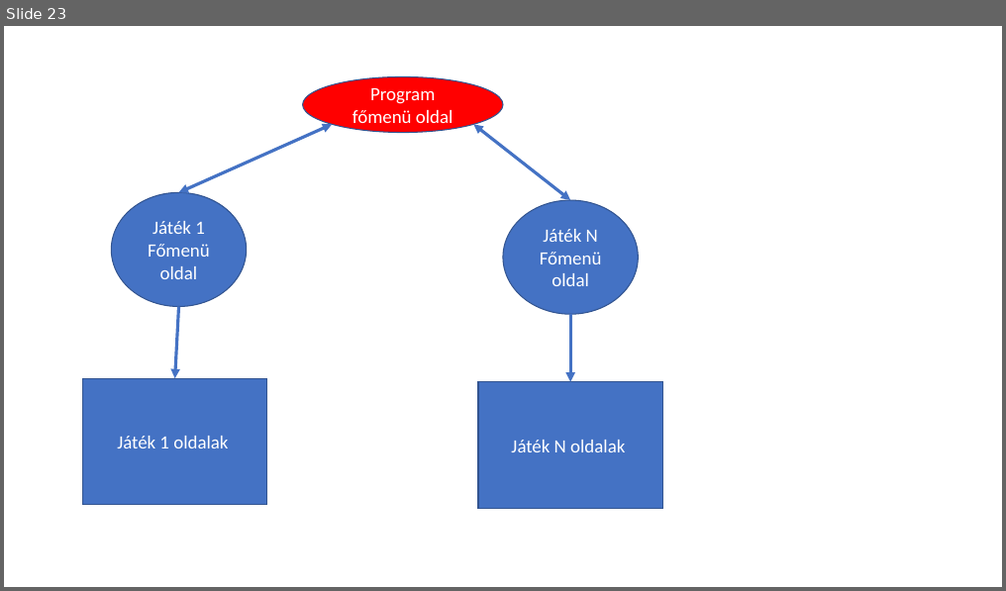
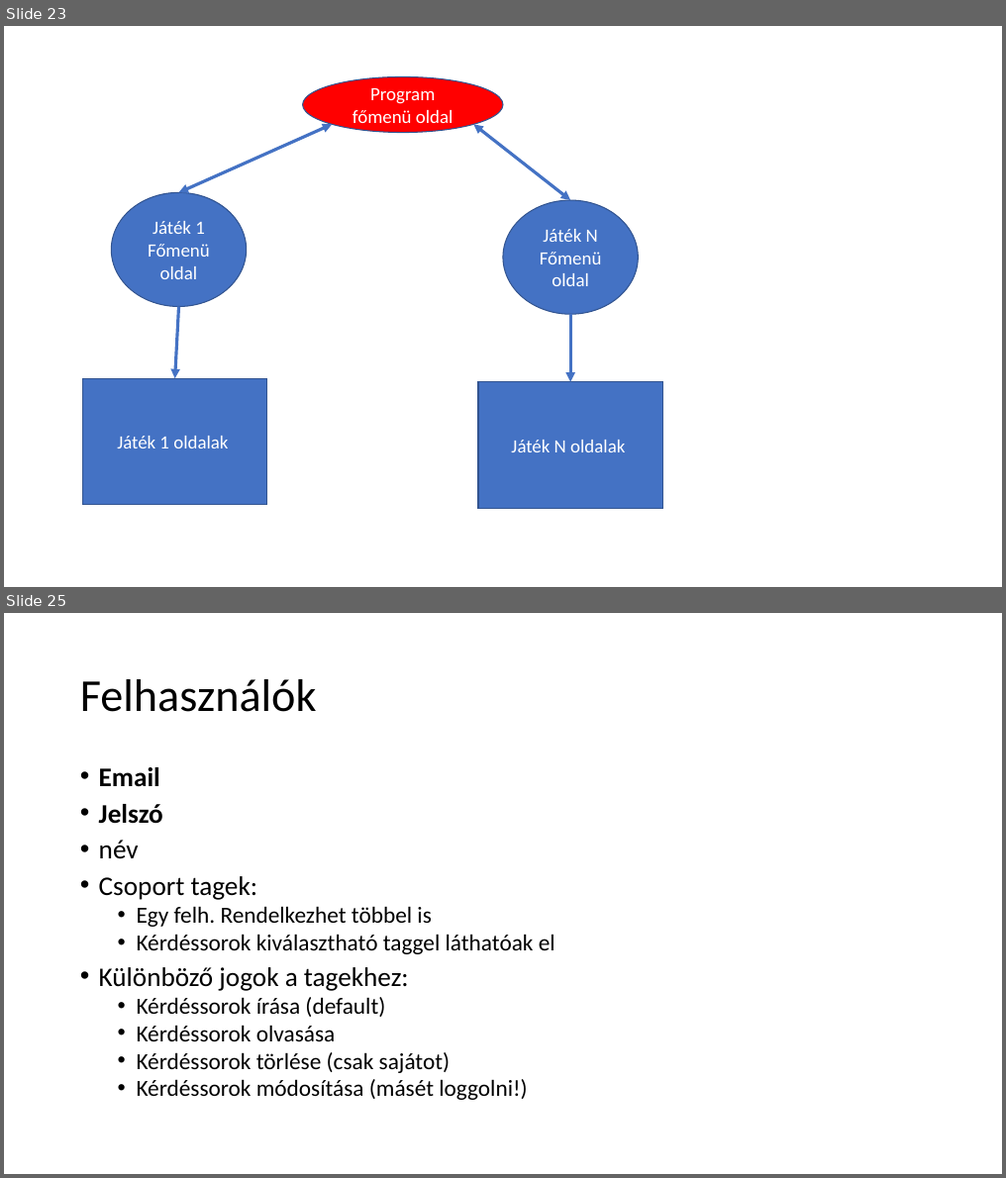
Before and after one commit to ombolics/AllOrNothing, a slide deck: Planning/látványterv.pptx. Shown one above the other, each under a label of ours: slide 23 before the commit, slides 23 and 25 after it; the slides between them are not shown. The pictures are 1006x591 and 1006x1178 pixels, drawn with LibreOffice and Linux fonts; fonts in the diff are those of the drawing. Boxes give left, top, right and bottom in pixels: in the first picture for what was removed or moved away, otherwise in the second. Text is boxed around its words. In the diff, an @@ line names an element or a change of style, - is before the commit and + after.

```diff
--- a/Planning/látványterv.pptx
+++ b/Planning/látványterv.pptx
@@ slide 25 added at [4, 613, 1002, 1174], background #FFFFFF @@
@@ title added at [80, 679, 317, 712], 44 pt, text #000000 @@
+Felhasználók
@@ text added at [99, 767, 555, 1100], 22.2 pt, text #000000 @@
+• Email
+• Jelszó
+• név
+• Csoport tagek:
+  • Egy felh. Rendelkezhet többel is
+  • Kérdéssorok kiválasztható taggel láthatóak el
+• Különböző jogok a tagekhez:
+  • Kérdéssorok írása (default)
+  • Kérdéssorok olvasása
+  • Kérdéssorok törlése (csak sajátot)
+  • Kérdéssorok módosítása (másét loggolni!)
```
Also in this commit, not shown: 4 other slides added, 1 slide removed, 19 other files.
